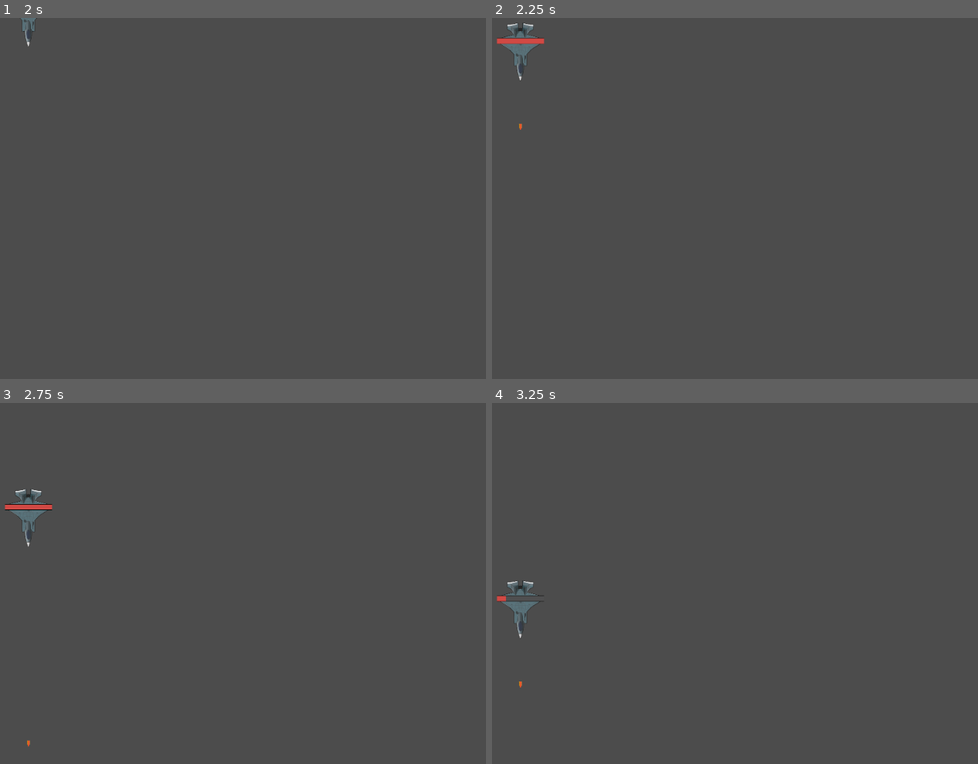
Above: before the commit, frames 1-4 (two rows, left to right).
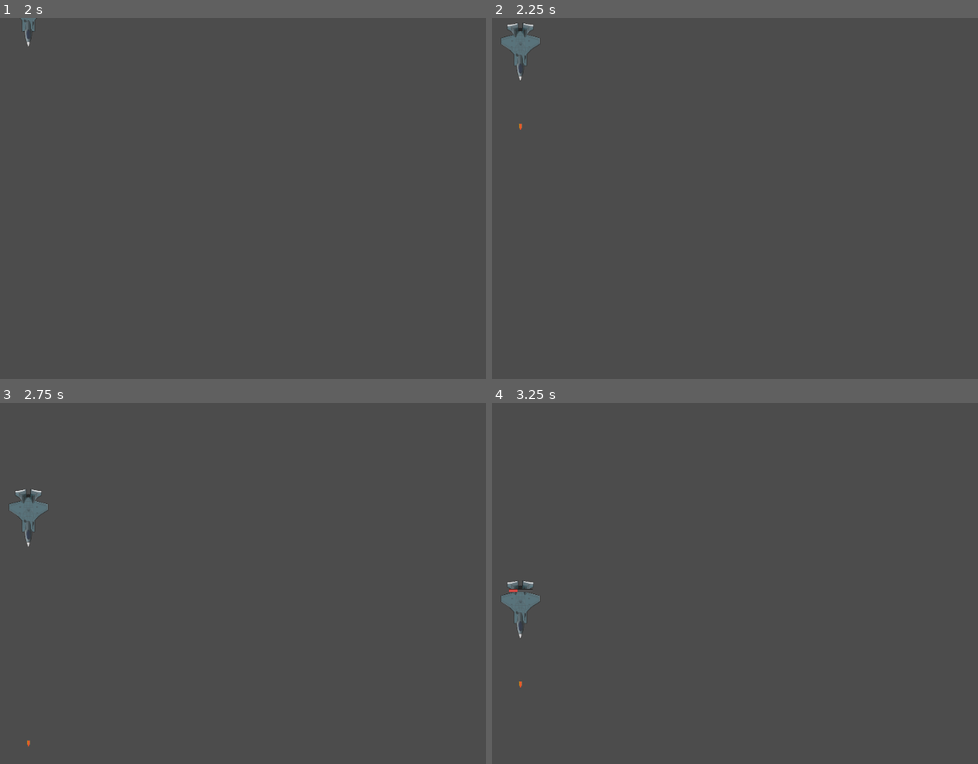
Above: after the commit, the same moments.

Repository: SkrejetCepey/gamedev-planes
Game: Godot game, scene res://Scenes/EnemyTestLocation.tscn
The game is run twice, just before and just after one commit, with the same random seed, the same clock (stepped at 60 frames per second) and the same inputs. The project has no main scene, so this scene is started directly.
Inputs (mouse positions are in pixels of both pictures, inside the frame that each line leads up to):
- Up to frame 1 (2 s): tap Enter at 0.5 s; move the mouse to (369, 180) at 0.52 s; tap Space at 1.25 s; move the mouse to (106, 216) at 1.27 s
- Up to frame 2 (2.25 s): tap Enter at 2 s; move the mouse to (788, 119) at 2.02 s
- Up to frame 3 (2.75 s): no input
- Up to frame 4 (3.25 s): move the mouse to (691, 655) at 2.77 s

Frame 1 is identical in both runs. In frame 2, 0.2% of the frame differs, in the area x 0-11%, y 5-8%; in frame 3, 0.2%; in frame 4, 0.2%, in the area x 0-10%, y 51-56%.

Commit message:
A bit fixes
-changed healthbar
-hide healthbar for default

Diff:
--- a/Scenes/Enemy00.tscn
+++ b/Scenes/Enemy00.tscn
@@ -29,11 +29,11 @@
 [node name="EnemyPos" type="Position2D" parent="."]
 
 [node name="HealthBarEnemy" parent="." instance=ExtResource( 4 )]
-margin_left = -38.753
-margin_top = -22.6931
-margin_right = -38.753
-margin_bottom = -22.6931
-rect_scale = Vector2( 0.2, 0.2 )
+margin_left = -18.8879
+margin_top = -33.8799
+margin_right = -18.8879
+margin_bottom = -33.8799
+rect_scale = Vector2( 0.1, 0.1 )
 [connection signal="screen_exited" from="Visible" to="." method="_on_Visible_screen_exited"]
 [connection signal="timeout" from="EnemyAtackTimer" to="." method="_on_EnemyAtackTimer_timeout"]
 [connection signal="death" from="HealthBarEnemy" to="." method="_on_HealthBarEnemy_death"]
--- a/Scripts/Enemy00.gd
+++ b/Scripts/Enemy00.gd
@@ -18,7 +18,7 @@
 	add_child(atack)
 	atack.position = $EnemyPos.position
 
-	$HealthBarEnemy.health_damaged(80)
+	$HealthBarEnemy.health_damaged(rand_range(1, 100))
 	pass
 
 
--- a/Scripts/HealthBarEnemy.gd
+++ b/Scripts/HealthBarEnemy.gd
@@ -11,8 +11,10 @@
 # Called when the node enters the scene tree for the first time.
 func _ready():
 	HealthBar.value = 100
+	HealthBar.hide()
 	pass # Replace with function body.
 func health_damaged(damage):
+	HealthBar.show()
 	HealthBar.value = HealthBar.value - damage
 	#health = HealthBar.value
 
